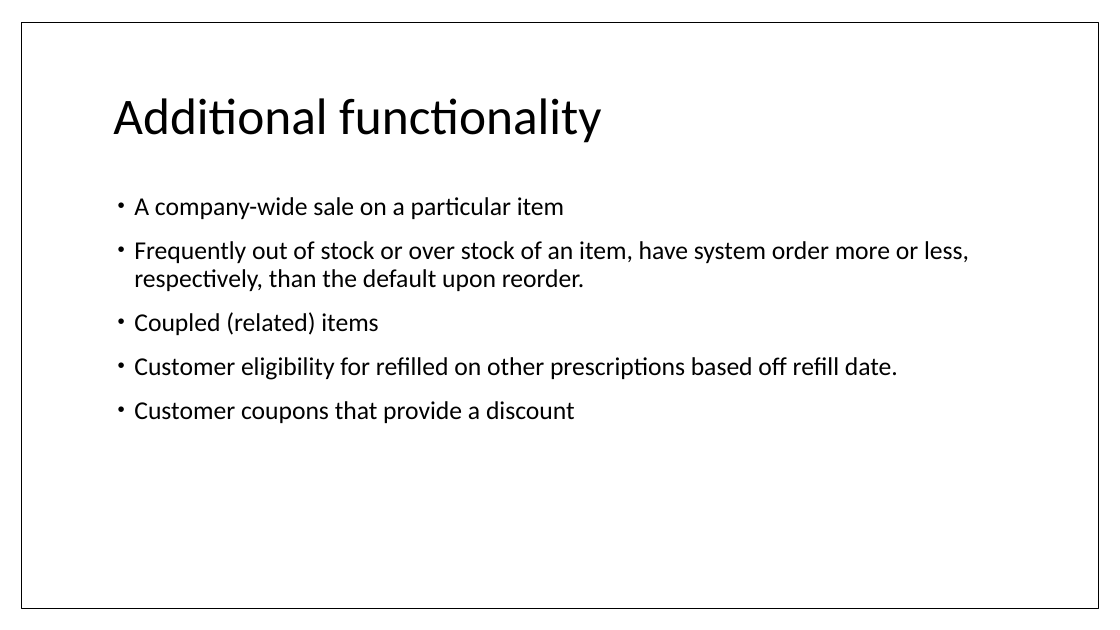
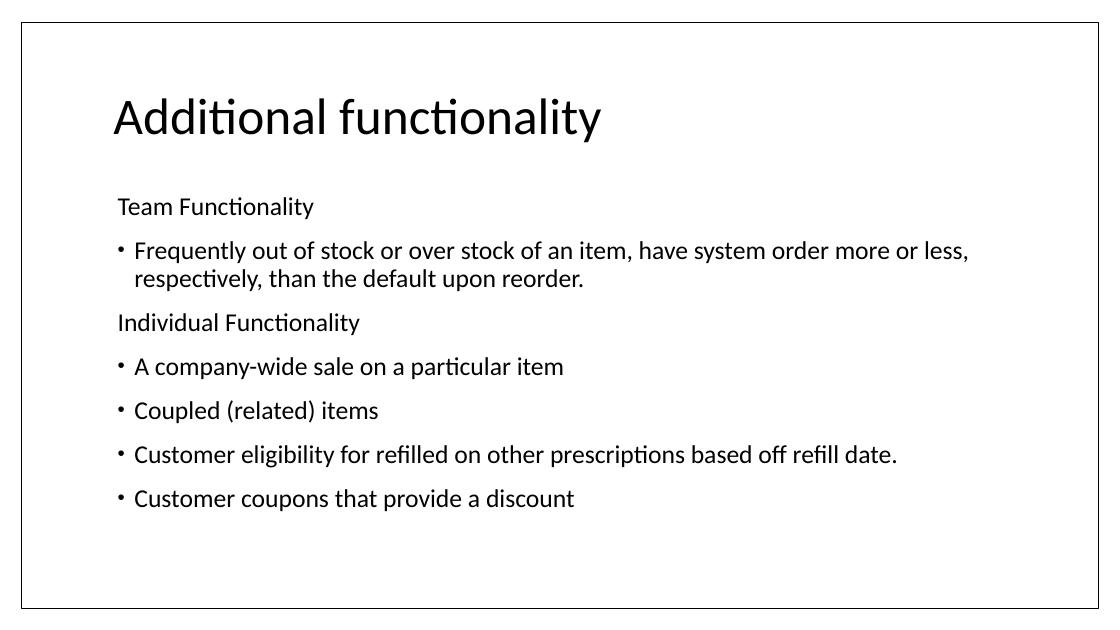
Before and after one commit to umdfeynman/umdfeynman, a slide deck: slide 6 of Work_In_Progress/CS/SPMP_Presentation.pptx. Drawn at 1120x630 pixels with LibreOffice and Linux fonts; fonts in the diff are those of the drawing. Boxes give left, top, right and bottom in pixels: in the first picture for what was removed or moved away, otherwise in the second. Text is boxed around its words. In the diff, an @@ line names an element or a change of style, - is before the commit and + after.

```diff
--- a/Work_In_Progress/CS/SPMP_Presentation.pptx
+++ b/Work_In_Progress/CS/SPMP_Presentation.pptx
@@ text at (118, 197, 969, 335): paragraphs added @@
+Team Functionality
+• Frequently out of stock or over stock of an item, have system order more or less, respectively, than the default upon reorder.
+Individual Functionality
```
Also in this commit, not shown: 2 other slides changed.
